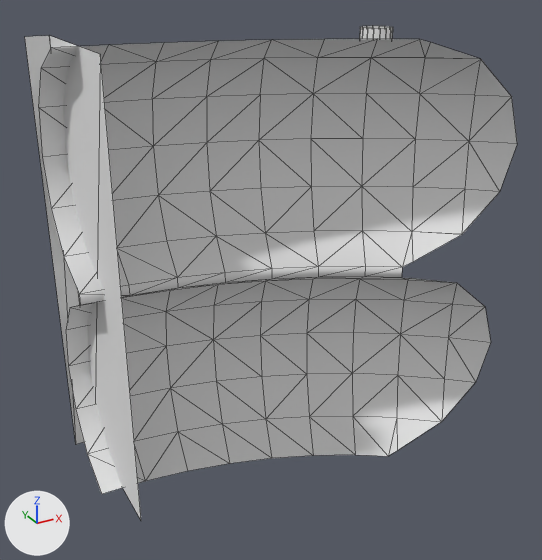
The OBJ model src/main/resources/assets/mtcb/models/block/tng/warp/tng_core_b.obj: old version first, new version second.
The view is the same before and after, from a 50 mm camera at (-0.332, -2.217, 1.161) aimed at (0.452, -0.792, 0.449). Every picture has the same lights, and +X, +Y and +Z are marked at lower left. Mesh edges are drawn as thin lines. Where no turn or scale is listed for an object, it has been applied to the vertices.

Before the edit, the objects in view are built like this:
```python
me_core_b = bpy.data.meshes.new('Core_B')
me_core_b.from_pydata(...)  # 178 vertices, 266 faces; spans x 0.0..0.979, y -1.0..-0.575, z 0.0..1.0
me_core_b.materials.append(mat_tex)  # white #e7e7e7
ob_core_b = bpy.data.objects.new('Core_B', me_core_b)
ob_core_b.location = (0.0, 0.0, 0.0)
```
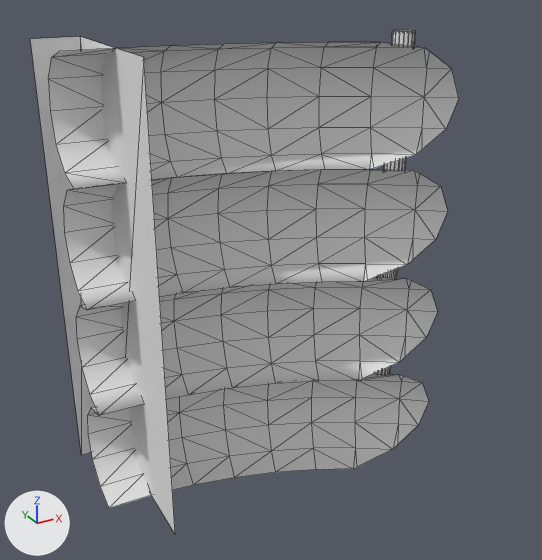
Where the change shows, as pixel boxes (x1, y1, x2, y2) in the pictures (542 x 560 px; the box of a moved part takes in the faces that stretch with it):
'Core_B', reshaped (13% narrower)
    before: (25, 26, 517, 520)
    after: (30, 30, 459, 533)
part 1 of me_core_b, moved or reshaped
    before: (360, 26, 393, 39)
    after: (375, 30, 415, 374)
part 2 of me_core_b, moved or reshaped
    before: (25, 36, 141, 520)
    after: (30, 37, 175, 533)
part 3 of me_core_b, rebuilt (14% narrower)
    before: (39, 39, 517, 494)
    after: (48, 42, 459, 508)

Diff of the bpy script that builds the scene:
```diff
--- a/src/main/resources/assets/mtcb/models/block/tng/warp/tng_core_b.obj.py
+++ b/src/main/resources/assets/mtcb/models/block/tng/warp/tng_core_b.obj.py
@@ me_core_b @@
 # used by ob_core_b; location = (0.0, 0.0, 0.0)
-me_core_b.from_pydata(...)  # 178 vertices, 266 faces; spans x 0.0..0.979, y -1.0..-0.575, z 0.0..1.0
+me_core_b.from_pydata(...)  # 261 vertices, 404 faces; spans x 0.0..0.789, y -1.0..-0.626, z 0.0..1.0
+# me_core_b part 1: the loose piece of 32 vertices spanning x 0.712..0.788, y -0.788..-0.712, z 0.0..1.0 is multiplied about its middle by the matrix ((-0.657, 0.116, 0.0), (-0.116, -0.657, 0.0), (0.0, 0.0, 1.0)), then moved by (0.0, -0.1, 0.0)
+# me_core_b part 2: the loose piece of 6 vertices spanning x 0.0..0.05, y -0.925..-0.575, z 0.0..1.0 is scaled about its middle by (2, 1.07, 1), then moved by (0.025, -0.063, 0.0)
+# me_core_b part 3: the loose piece of 140 vertices spanning x 0.0..0.979, y -1.0..-0.6, z 0.0..1.0 is rebuilt with 223 vertices and now spans x 0.0..0.789, y -1.0..-0.725, z 0.0..1.0
 me_core_b.materials.append(mat_tex)
```
